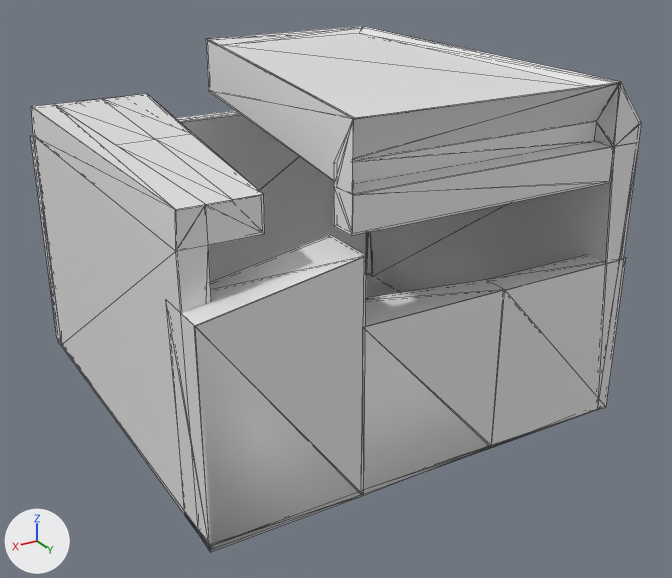
The glTF model assets/Room.glb, before and after one commit.
One viewpoint serves both versions: a 50 mm lens placed at (20.2, 33.2, 22.2), pointed at (-0.5, -1.2, 5.0). Every picture has the same lights, and +X, +Y and +Z are marked at lower left. Mesh edges are drawn as thin lines. Where no turn or scale is listed for an object, it has been applied to the vertices. Vertices at the same position are counted once.

Script lines for the objects in view, before the commit:
```python
me_cube = bpy.data.meshes.new('Cube')
me_cube.from_pydata(...)  # 212 vertices, 448 faces; spans x -10.1..10.1, y -10.0..10.1, z -10.1..5.2
me_cube.materials.append(mat_material)  # white #e7e7e7
ob_cube = bpy.data.objects.new('Cube', me_cube)
ob_cube.location = (-0.09, -2.79, 10.01)
```
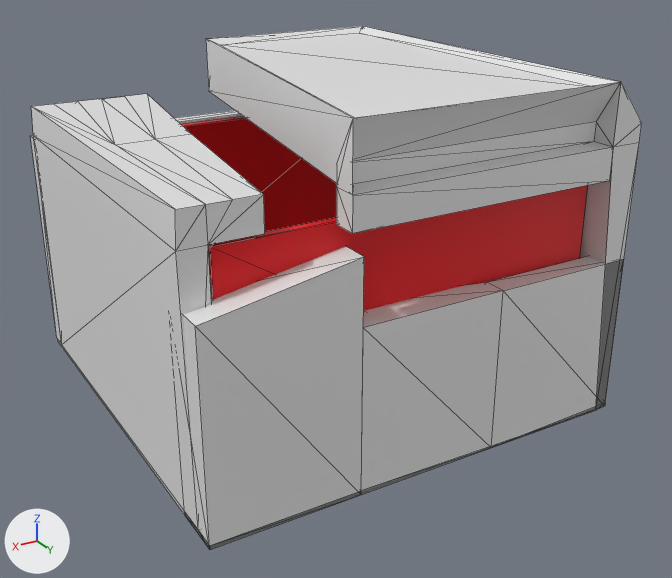
Boxes [x1, y1, x2, y2] around the edits, measured in the pictures (672 x 578 px):
'Cube', reshaped: before [30, 26, 642, 552]; after [30, 26, 642, 550]
'_PROXY', added (red): after [181, 117, 588, 311]
part 1 of me_cube, cut back: before [31, 84, 626, 552]; after [31, 94, 265, 245]

Edits to the bpy script that builds the scene:
```text
Add mat_wall:
    mat_wall = principled_material('Wall')
    mat_wall.base_color = (0.8, 0.0, 0.00477)  # red #e7000f
Change me_cube:
    used by ob_cube; location = (-0.09, -2.79, 10.01)
    remove me_cube.from_pydata(...)  # 212 vertices, 448 faces; spans x -10.1..10.1, y -10.0..10.1, z -10.1..5.2
    add me_cube.from_pydata(...)  # 106 vertices, 210 faces; spans x -10.0..10.1, y -10.0..10.0, z -10.0..5.2
    me_cube part 1
    106 vertices are removed from x -10.1..10.1, y -9.9..10.1, z -10.1..5.2
    264 faces are deleted
    26 new faces join them
Add me_cube_007:
    me_cube_007.from_pydata([(-8.7, -8.6, -5.4), (-8.2, -8.1, 5.4), (-8.7, 8.6, -5.4), (-8.2, 8.1, 5.4), (8.7, -8.6, -5.4), (8.2, -8.1, 5.4), (8.7, 8.6, -5.4), (8.2, 8.1, 5.4), (-8.7, -8.6, 5.4), (-8.7, 8.6, 5.4), (8.7, 8.6, 5.4), (8.7, -8.6, 5.4)], [], [(0, 8, 9), (0, 9, 2), (2, 9, 10), (2, 10, 6), (6, 10, 11), (6, 11, 4), (4, 11, 8), (4, 8, 0), (2, 6, 4), (2, 4, 0), (1, 3, 9), (1, 9, 8), (3, 7, 10), (3, 10, 9), (7, 5, 11), (7, 11, 10), (5, 1, 8), (5, 8, 11)])
    me_cube_007.materials.append(mat_wall)  # red #e7000f
Add ob_proxy:
    ob_proxy = bpy.data.objects.new('_PROXY', me_cube_007)
    ob_proxy.location = (0.0, -2.59, 5.81)
```
